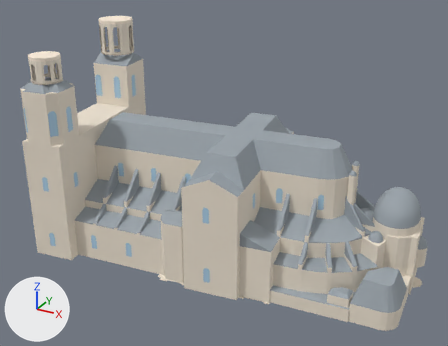
Renders of the glTF model collection/saint-sulpice/low.glb from each side of a commit.
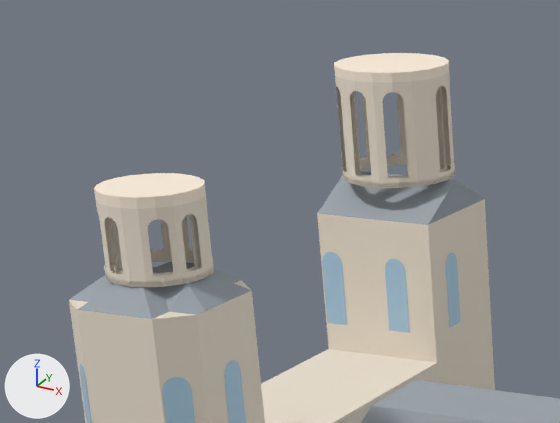
Old and new are each drawn whole from a 50 mm lens placed at (88.7, -163.0, 108.8), pointed at (1.4, -4.2, 29.5) and again close up on the part from 0% to 37% of the width and 0% to 36% of the height. Arrows for +X, +Y and +Z are at lower left; the lights stay in place. The last two pictures show the newer version. Vertices at exactly the same position are counted once.

The first close-up shows 'roof', 'stone', 'trim', 'window'.
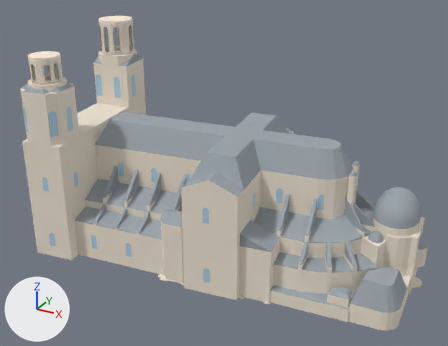
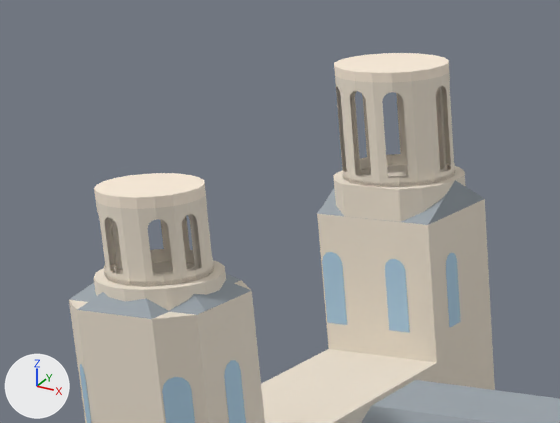
Pixel boxes (x1, y1, x2, y2) of what changed, in the close-ups (560 x 423 px):
part 1 of me_way_1462149566, added (pale yellow)
    after: (94, 260, 226, 311)
part 2 of me_way_1462149566, added (pale yellow)
    after: (333, 164, 466, 222)

Diff of the bpy script that builds the scene:
```diff
--- a/collection/saint-sulpice/low.glb.py
+++ b/collection/saint-sulpice/low.glb.py
@@ me_way_1462149566 @@
 # used by ob_stone; location = (0.0, 0.0, 0.0)
-me_way_1462149566.from_pydata(...)  # 2257 vertices, 3112 faces; spans x -61.1..64.0, y -34.1..31.4, z 0.0..69.3
+me_way_1462149566.from_pydata(...)  # 2335 vertices, 3260 faces; spans x -61.1..64.0, y -34.1..31.4, z 0.0..69.3
+# me_way_1462149566 part 1: a new loose piece of 40 vertices spanning x -53.8..-42.3, y -32.1..-20.7, z 56.2..58.5, in mat_stone (pale yellow #efe4d3)
+# me_way_1462149566 part 2: a new loose piece of 38 vertices spanning x -60.6..-46.8, y 9.2..22.4, z 54.8..58.5, in mat_stone (pale yellow #efe4d3)
 me_way_1462149566.materials.append(mat_stone)
```
